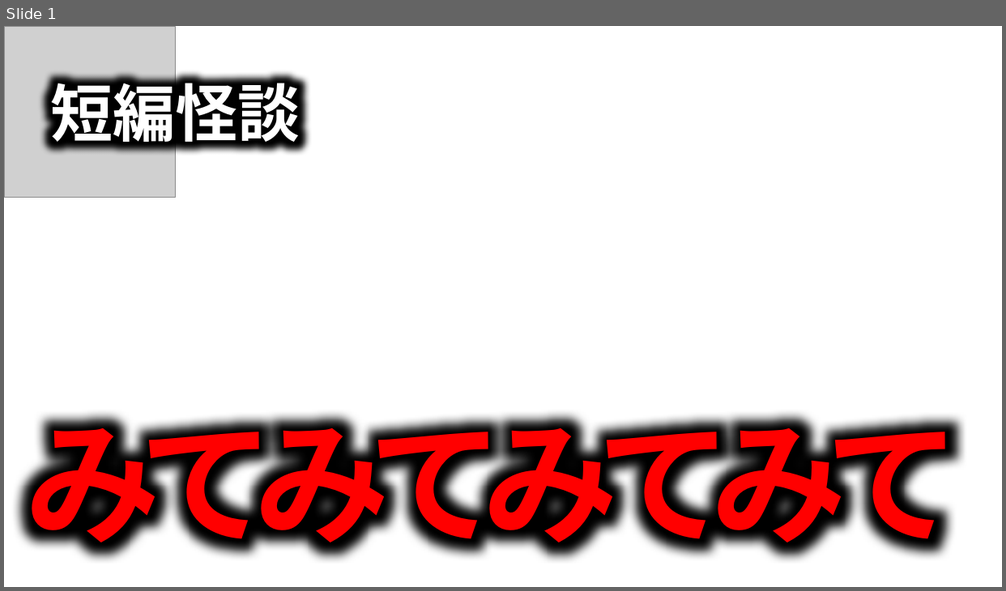
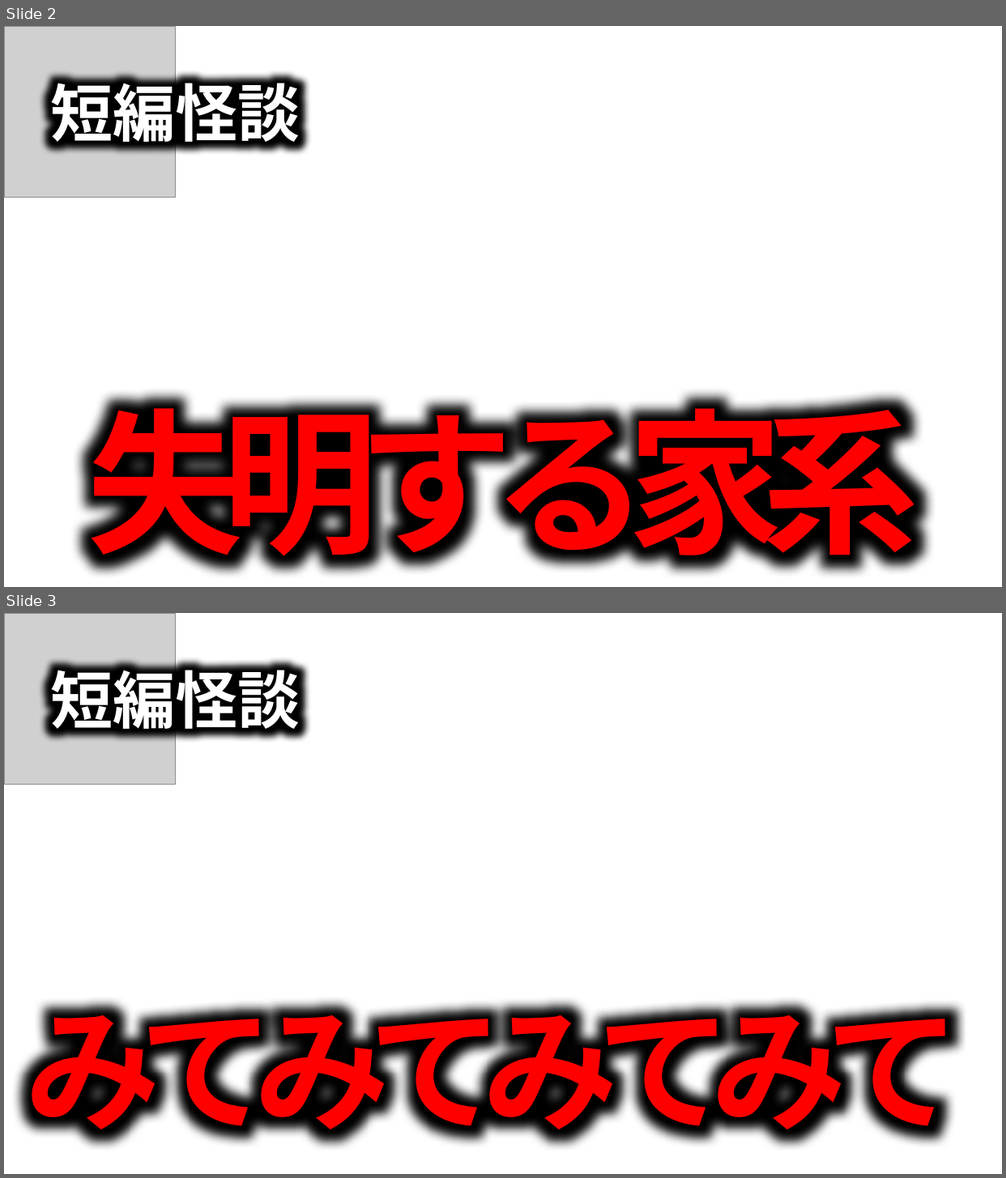
Before and after one commit to takeko333/ContentGenerator, a slide deck: bkup/Channels/ほたてまだこ/サムネイル_Horror.pptx. Shown one above the other, each under a label of ours: slide 1 before the commit, slides 2 and 3 after it. The pictures are 1006x591 and 1006x1178 pixels, drawn with LibreOffice and Linux fonts; fonts in the diff are those of the drawing; grey boxes stand for pictures; background and template pictures are left out. Boxes give left, top, right and bottom in pixels: in the first picture for what was removed or moved away, otherwise in the second. Text is boxed around its words. In the diff, an @@ line names an element or a change of style, - is before the commit and + after.

```diff
--- a/bkup/Channels/ほたてまだこ/サムネイル_Horror.pptx
+++ b/bkup/Channels/ほたてまだこ/サムネイル_Horror.pptx
@@ slide 2 added at [4,26,1002,587], background picture (left out) @@
@@ picture added at [4,26,176,198] @@
@@ text added at [50,73,300,152], 60 pt, text #FFFFFF, bold @@
+短編怪談
@@ text added at [87,382,919,579], 150 pt, text gradient #FF0000 to #000000, bold @@
+失明する家系
@@ what was slide 1 is now slide 3 @@
```
Also in this commit, not shown: 1 other slide added, 4 slides removed, 2 other files.
